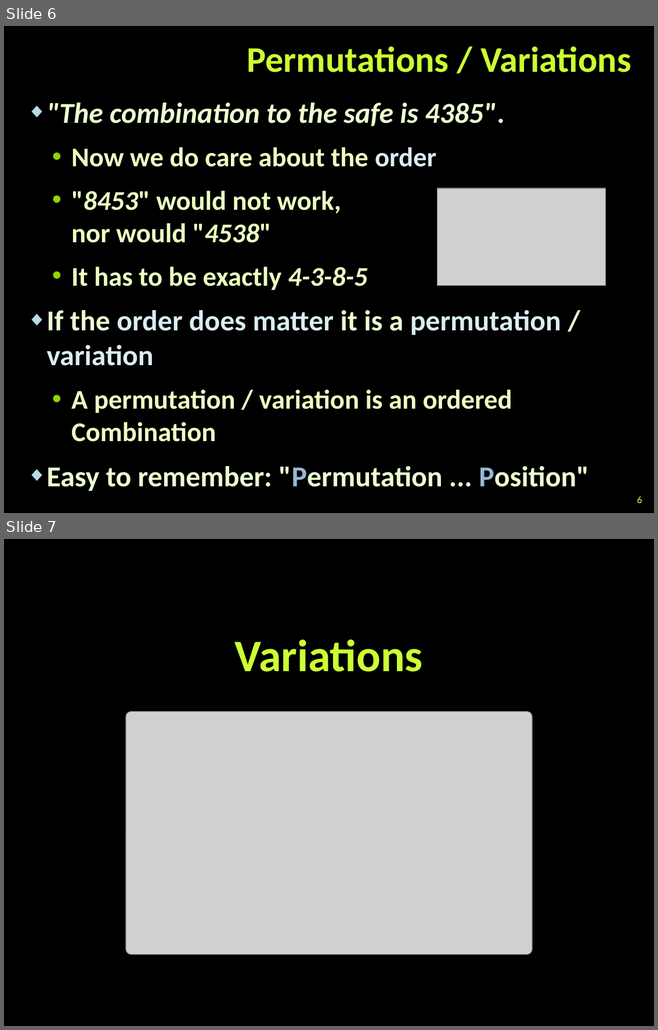
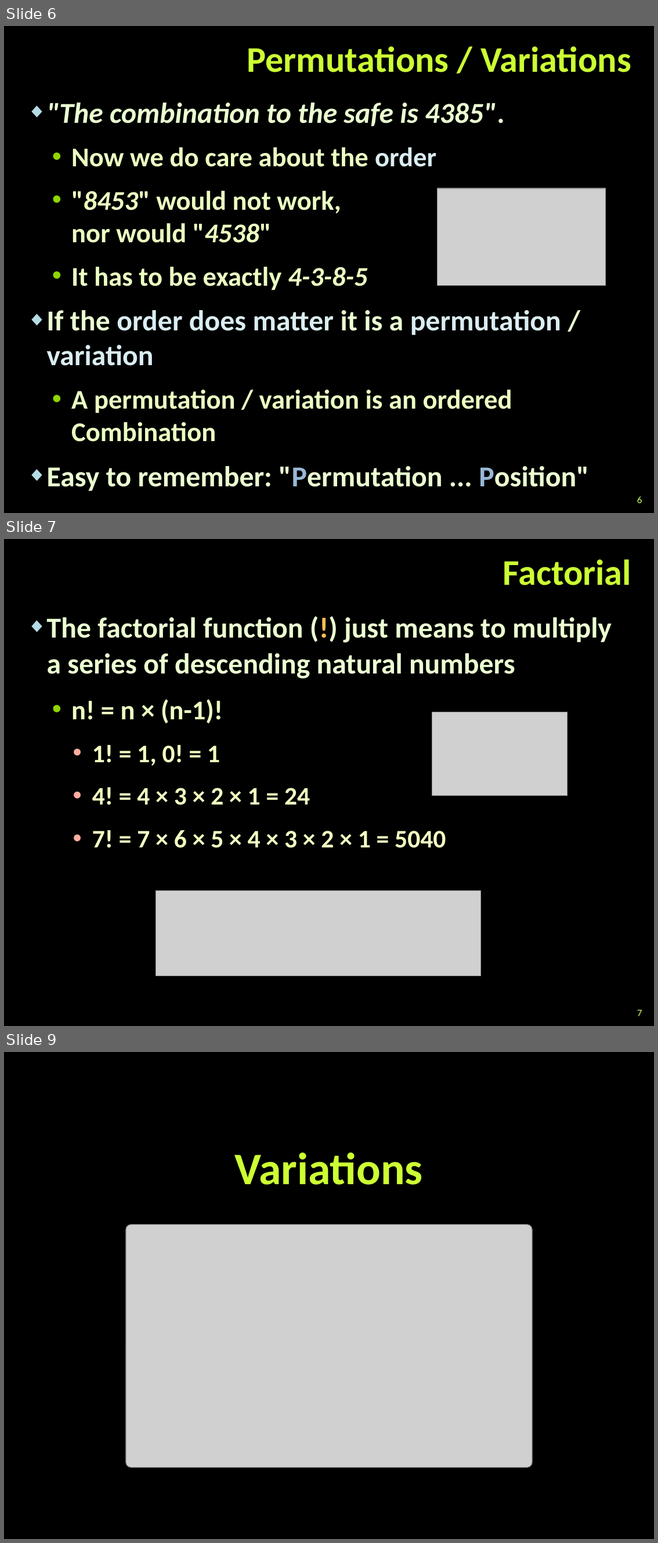
Before and after one commit to martin-nikolov/Telerik-Academy, a slide deck: Programming with C#/5. C# Data Structures and Algorithms/09. Combinatorics - ✘/Combinatorics.pptx. Shown one above the other, each under a label of ours: slides 6 and 7 before the commit, slides 6, 7 and 9 after it; the slides between them are not shown. The pictures are 658x1030 and 658x1543 pixels, drawn with LibreOffice and Linux fonts; fonts in the diff are those of the drawing; grey boxes stand for pictures; background and template pictures are left out. Boxes give left, top, right and bottom in pixels: in the first picture for what was removed or moved away, otherwise in the second. Text is boxed around its words. In the diff, an @@ line names an element or a change of style, - is before the commit and + after.

```diff
--- a/Programming with C#/5. C# Data Structures and Algorithms/09. Combinatorics - ✘/Combinatorics.pptx
+++ b/Programming with C#/5. C# Data Structures and Algorithms/09. Combinatorics - ✘/Combinatorics.pptx
@@ slide 7 added at [4,539,654,1026], background picture (left out) @@
@@ title added at [503,559,631,585], 40 pt, text #CCFF33, bold @@
+Factorial
@@ text added at [47,617,611,848], 32 pt, text #EBFFD2, bold @@
+◆ The factorial function (!) just means to multiply a series of descending natural numbers
+  • n! = n × (n-1)!
+    • 1! = 1, 0! = 1
+    • 4! = 4 × 3 × 2 × 1 = 24
+    • 7! = 7 × 6 × 5 × 4 × 3 × 2 × 1 = 5040
@@ picture added at [431,712,567,795] @@
@@ picture added at [155,891,480,976] @@
@@ page number added at [637,1010,642,1016], 11 pt, text #CCFF66 @@
+7
@@ what was slide 7 is now slide 9 @@
```
Also in this commit, not shown: 5 slides changed, 2 other slides added, 31 other files.
